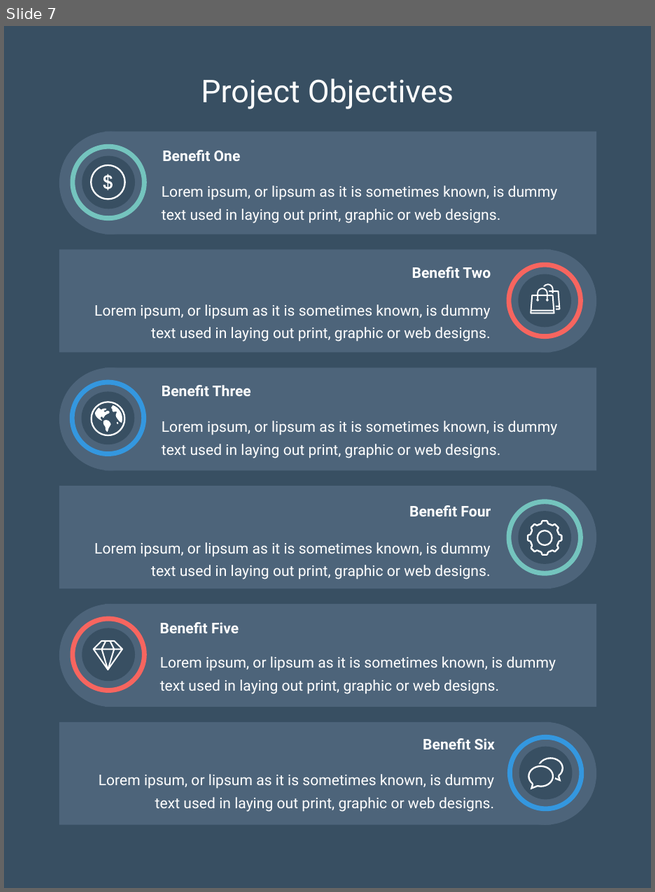
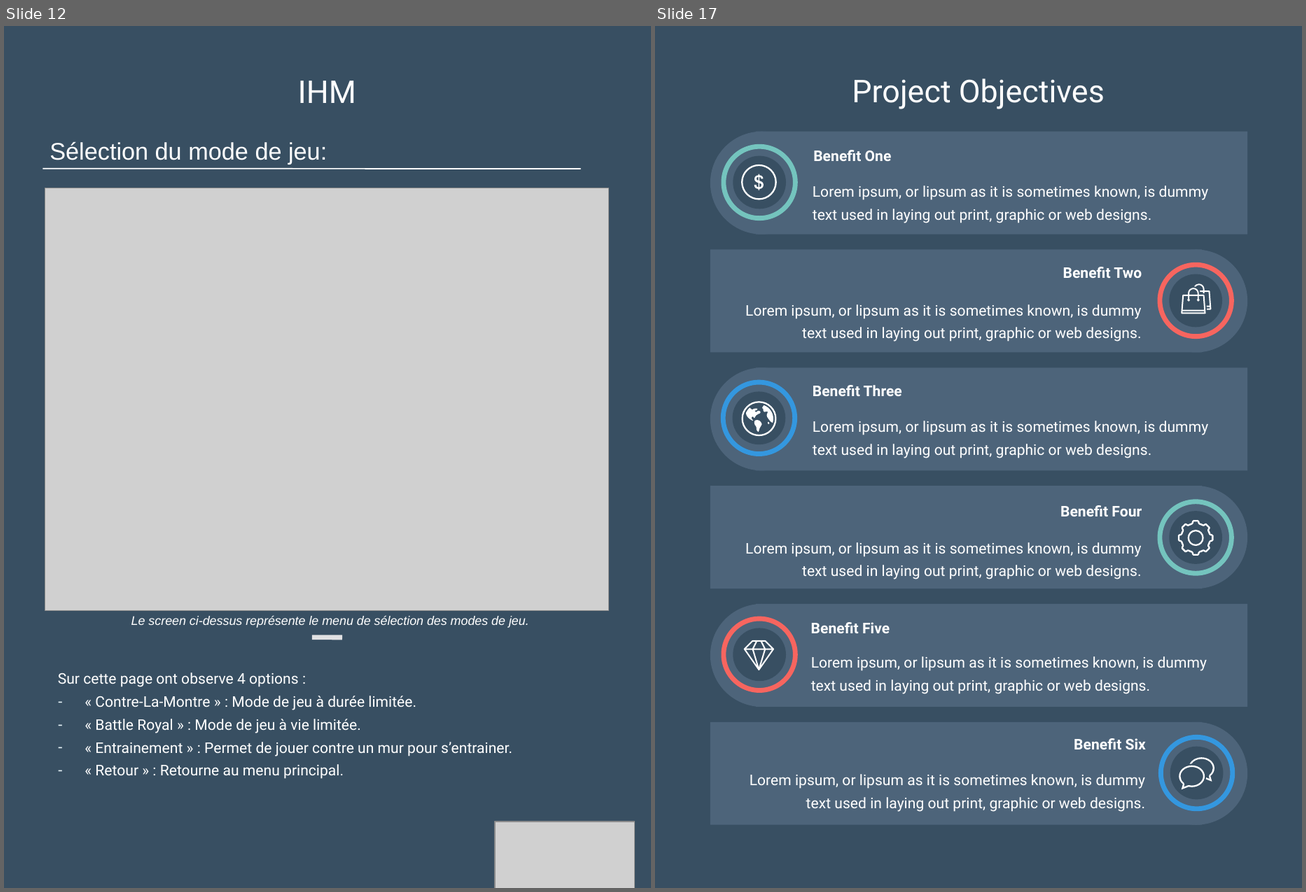
Before and after one commit to Loicpln/Projet_Algo_N2, a slide deck: Elements de presentation/Soutenance finale.pptx. Shown side by side, each under a label of ours: slide 7 before the commit, slides 12 and 17 after it; the slides between them are not shown. The pictures are 655x892 and 1306x892 pixels, drawn with LibreOffice and Linux fonts; fonts in the diff are those of the drawing; grey boxes stand for pictures. Boxes give left, top, right and bottom in pixels: in the first picture for what was removed or moved away, otherwise in the second. Text is boxed around its words. In the diff, an @@ line names an element or a change of style, - is before the commit and + after.

```diff
--- a/Elements de presentation/Soutenance finale.pptx
+++ b/Elements de presentation/Soutenance finale.pptx
@@ slide 12 added at [4,26,651,888], background #384F62 @@
@@ text added at [298,81,356,103], 26.3 pt, text #FFFFFF @@
+IHM
@@ text added at [50,141,327,165], 20 pt, text #FFFFFF @@
+Sélection du mode de jeu:
@@ line added from (42, 168) to (581, 170), #FFFFFF 1 pt @@
@@ picture added at [45,188,609,610] @@
@@ text added at [131,616,529,628], 10.5 pt, text #FFFFFF, italic @@
+Le screen ci-dessus représente le menu de sélection des modes de jeu.
@@ line added from (312, 637) to (342, 637), #E1E1E3 4 pt @@
@@ text added at [58,673,512,779], 12.3 pt, text #FFFFFF @@
+Sur cette page ont observe 4 options :
+– « Contre-La-Montre » : Mode de jeu à durée limitée.
+– « Battle Royal » : Mode de jeu à vie limitée.
+– « Entrainement » : Permet de jouer contre un mur pour s’entrainer.
+– « Retour » : Retourne au menu principal.
@@ picture added at [495,822,635,888] @@
@@ what was slide 7 is now slide 17 @@
```
Also in this commit, not shown: 6 slides changed, 9 other slides added, 2 slides removed, 8 other files.
